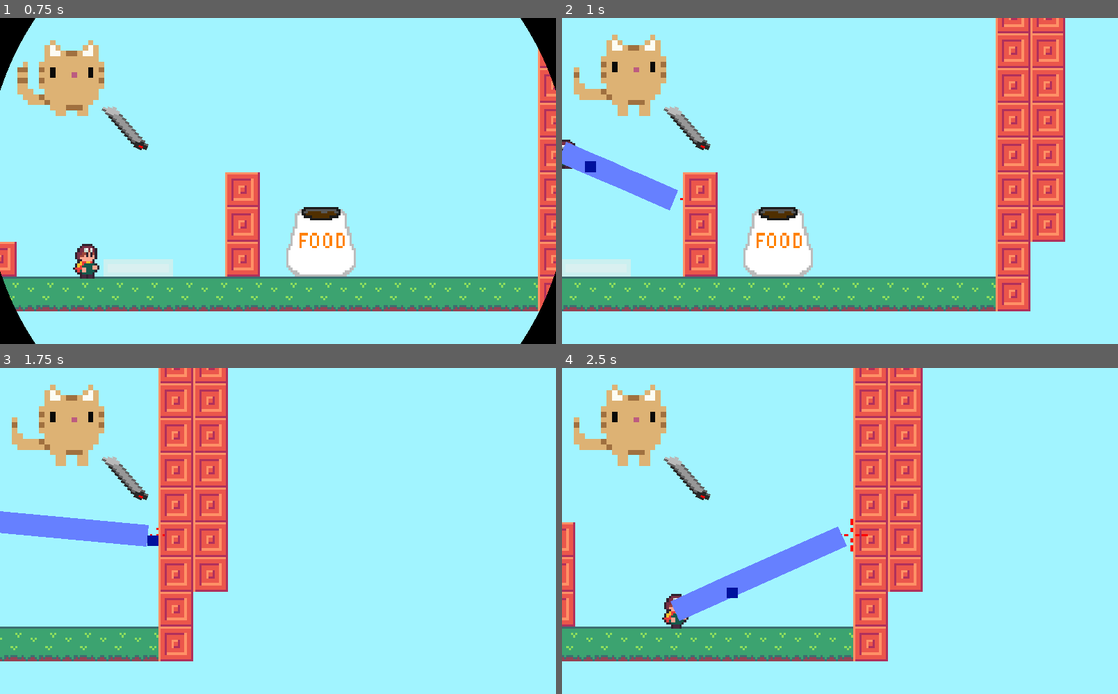
Above: before the commit, frames 1-4 (two rows, left to right).
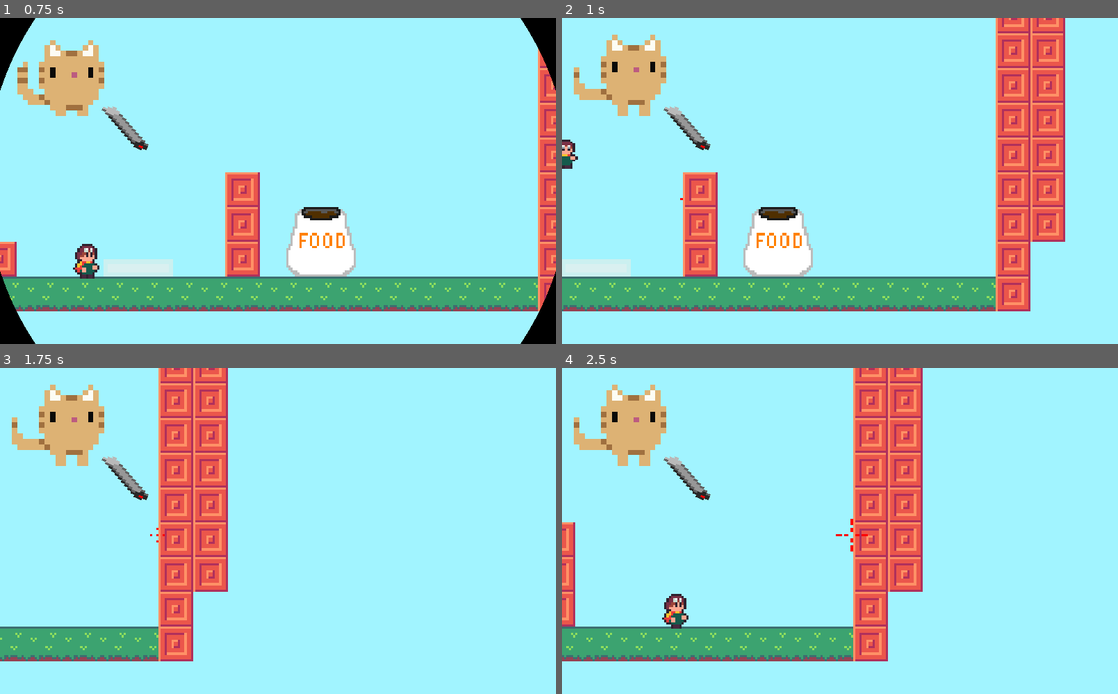
Above: after the commit, the same moments.

Repository: aarongrisez/gmtk2023
Game: Godot game, scene res://World/World3.tscn
The game is run twice, just before and just after one commit, with the same random seed, the same clock (stepped at 60 frames per second) and the same inputs. This scene is started directly instead of the project's main scene. Sound files missing from this copy of the repository are replaced by a short silence.
Inputs (mouse positions are in pixels of both pictures, inside the frame that each line leads up to):
- Up to frame 1 (0.75 s): move the mouse to (400, 164) at 0.52 s; hold D (right) from 0.53 s (still down)
- Up to frame 2 (1 s): keep holding D (right); tap Space (jump) at 0.77 s
- Up to frame 3 (1.75 s): keep holding D (right); move the mouse to (166, 547) at 1.27 s; tap Space (jump) at 1.52 s
- Up to frame 4 (2.5 s): move the mouse to (895, 459) at 2.02 s; release D (right) at 2.03 s; hold A (left) from 2.03 s (still down)

Frame 1 is identical in both runs. In frame 2, 1.5% of the frame differs, in the area x 0-21%, y 37-60%; in frame 3, 1.8%; in frame 4, 2.2%, in the area x 19-52%, y 48-78%.

Commit message:
cosmetic changes

Diff:
--- a/gmtk2023/Player/Player.tscn
+++ b/gmtk2023/Player/Player.tscn
@@ -87,7 +87,6 @@
 margin_bottom = -49.0
 
 [node name="Camera2D" type="Camera2D" parent="."]
-offset = Vector2( 0, -23 )
 zoom = Vector2( 0.4, 0.4 )
 drag_margin_h_enabled = true
 drag_margin_v_enabled = true
--- a/gmtk2023/World/World3.tscn
+++ b/gmtk2023/World/World3.tscn
@@ -106,8 +106,10 @@
 navpoly = SubResource( 1 )
 
 [node name="DEBUG_path_line" type="Line2D" parent="Navigation2D"]
+visible = false
 
 [node name="DEBUG_next_step_marker" type="ColorRect" parent="Navigation2D"]
+visible = false
 margin_right = 5.0
 margin_bottom = 5.0
 color = Color( 0, 0.0666667, 0.615686, 1 )
Not shown, changed: README.md
